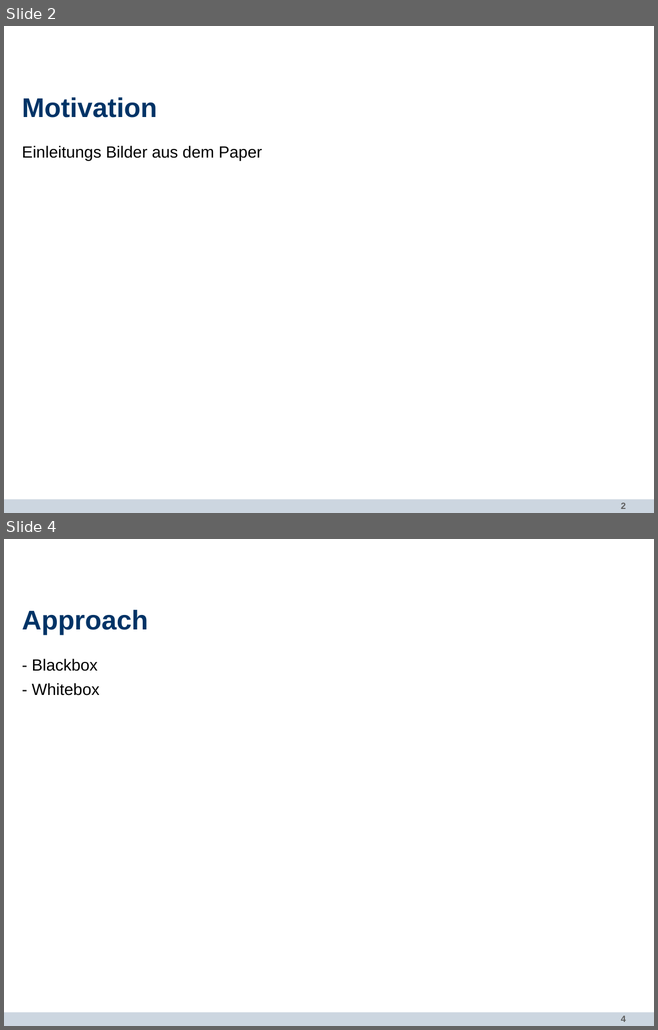
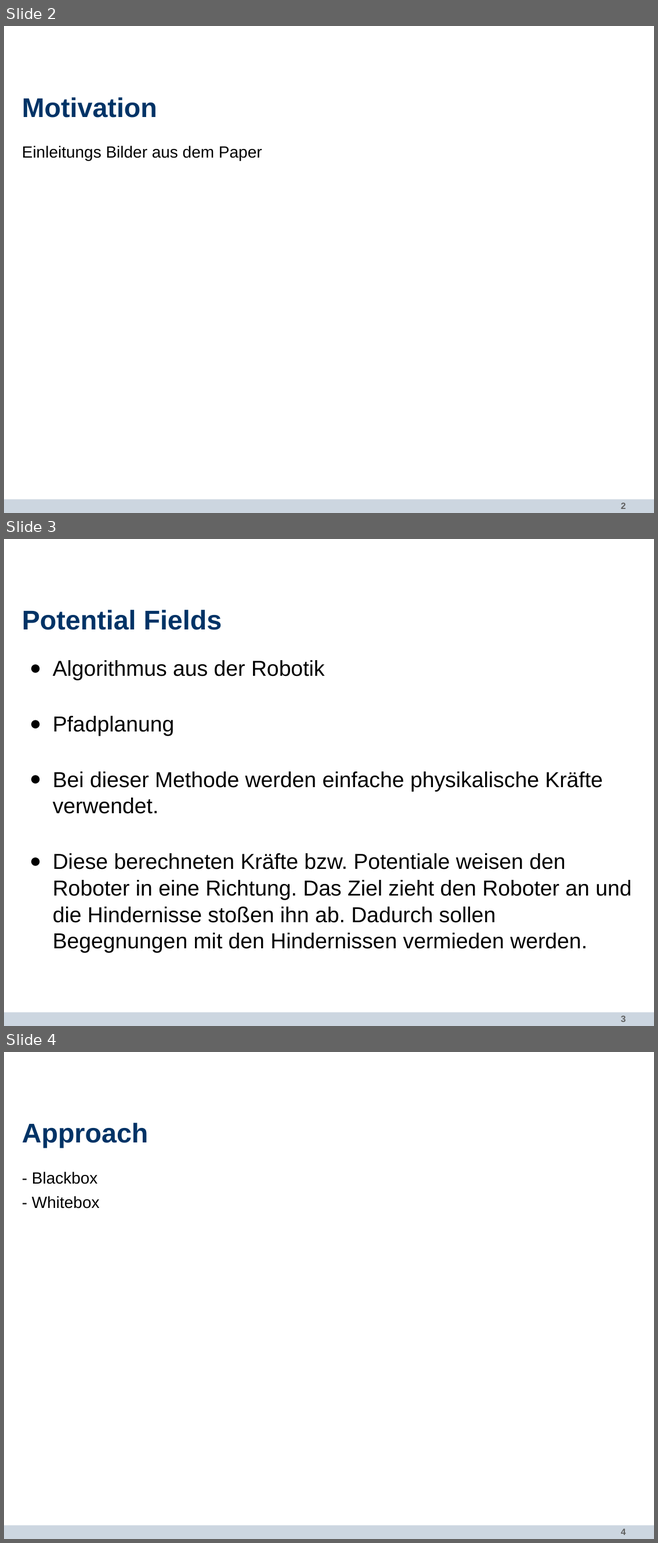
Before and after one commit to mthiop/mthiop.github.io, a slide deck: PP_DataViz.odp. Shown one above the other, each under a label of ours: slides 2 and 4 before the commit, slides 2, 3 and 4 after it; the slides between them are not shown. The pictures are 658x1030 and 658x1543 pixels, drawn with LibreOffice and Linux fonts; fonts in the diff are those of the drawing; background and template pictures are left out. Boxes give left, top, right and bottom in pixels: in the first picture for what was removed or moved away, otherwise in the second. Text is boxed around its words. In the diff, an @@ line names an element or a change of style, - is before the commit and + after.

```diff
--- a/PP_DataViz.odp
+++ b/PP_DataViz.odp
@@ slide 3 added at (4,539,654,1026), background #FFFFFF; not listed: 2 template elements that a slide beside it also shows @@
@@ title added at (22,610,222,630), 30 pt, text #003366, bold @@
+Potential Fields
@@ text added at (53,660,631,953), 24 pt, text #000000 @@
+● Algorithmus aus der Robotik
+● Pfadplanung
+● Bei dieser Methode werden einfache physikalische Kräfte verwendet.
+● Diese berechneten Kräfte bzw. Potentiale weisen den Roboter in eine Richtung. Das Ziel zieht den Roboter an und die Hindernisse stoßen ihn ab. Dadurch sollen Begegnungen mit den Hindernissen vermieden werden.
```
Also in this commit, not shown: 1 slide removed, 1 other file.
